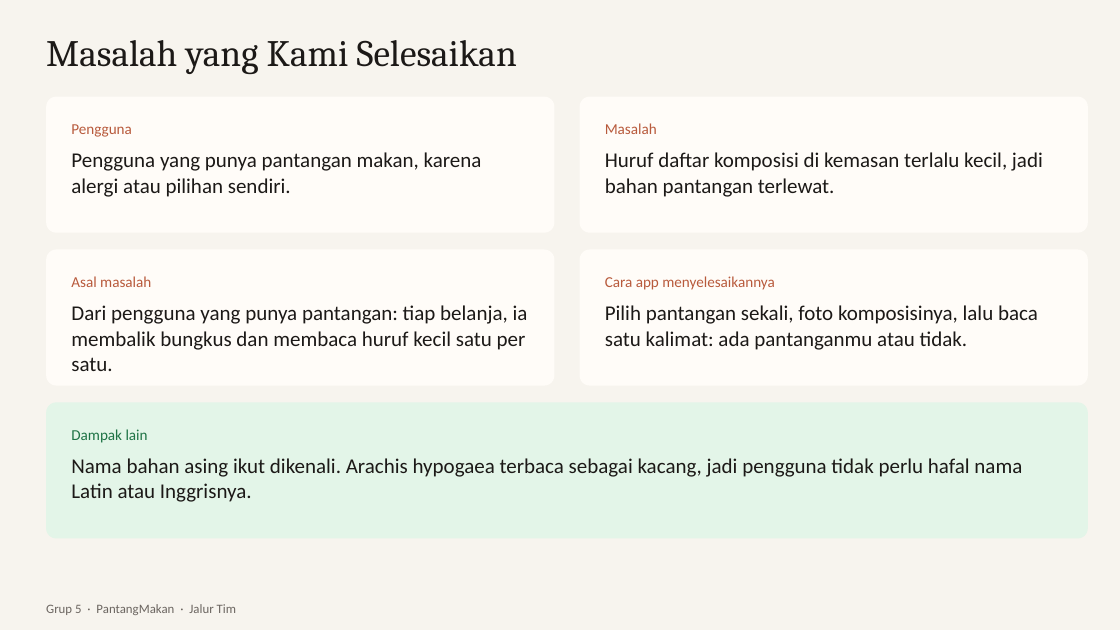
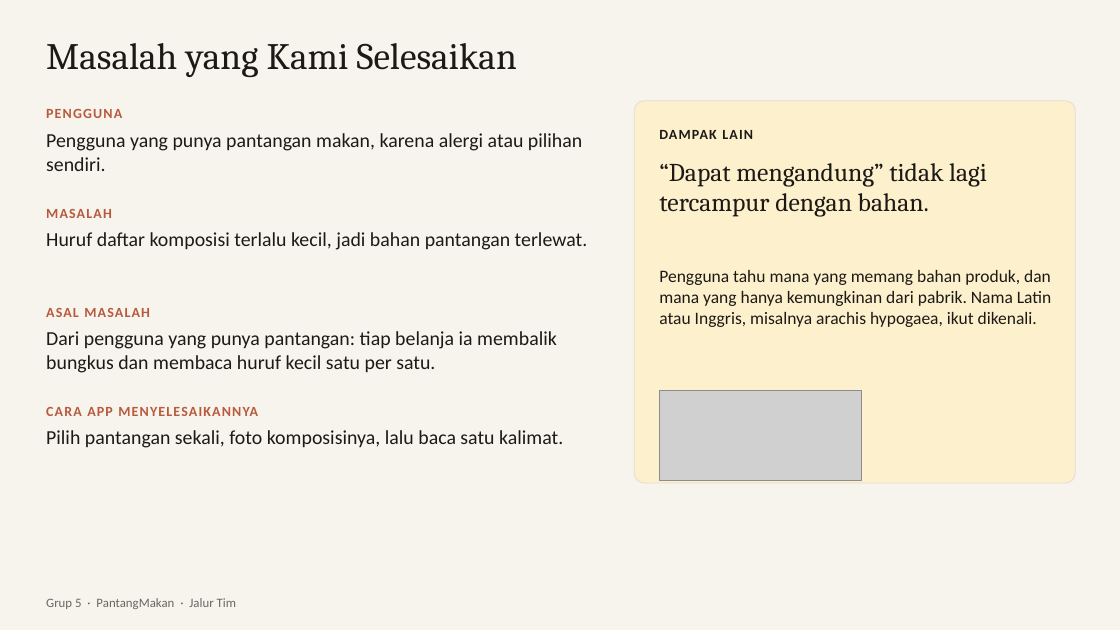
Before and after one commit to dendyramdhan/PantangMakan, a slide deck: slide 5 of presentasi/PantangMakan.pptx. Drawn at 1120x630 pixels with LibreOffice and Linux fonts; fonts in the diff are those of the drawing; grey boxes stand for pictures. Boxes give left, top, right and bottom in pixels: in the first picture for what was removed or moved away, otherwise in the second. Text is boxed around its words. In the diff, an @@ line names an element or a change of style, - is before the commit and + after.

```diff
--- a/presentasi/PantangMakan.pptx
+++ b/presentasi/PantangMakan.pptx
@@ text at bbox=[46, 109, 122, 118]: text changed; size 13 to 12 pt; bold on @@
-Pengguna
+PENGGUNA
@@ rounded rectangle removed at bbox=[46, 97, 555, 233] @@
@@ rounded rectangle removed at bbox=[580, 97, 1088, 233] @@
@@ rounded rectangle: place and size @@
-rounded rectangle at bbox=[580, 250, 1088, 386]
+rounded rectangle at bbox=[634, 101, 1075, 483]
@@ rounded rectangle at bbox=[634, 101, 1075, 483]: fill #FFFCF8 to #FDF0CC; outline none to #E4DDD4 0.75 pt; proportions changed @@
@@ text "Pengguna yang punya pantangan makan, ...": place and size @@
-text "Pengguna yang punya pantangan makan, ..." at bbox=[71, 152, 482, 197]
+text "Pengguna yang punya pantangan makan, ..." at bbox=[46, 133, 582, 171]
@@ text "Pengguna yang punya pantangan makan, ..." at bbox=[46, 133, 582, 171]: size 18 to 17 pt @@
@@ text at bbox=[659, 130, 753, 139]: text changed; size 13 to 12 pt; text colour #1E7345 to #1C1917; bold on @@
-Dampak lain
+DAMPAK LAIN
@@ text added at bbox=[659, 163, 987, 217], 22 pt, text #1C1917 @@
+“Dapat mengandung” tidak lagi tercampur dengan bahan.
@@ text at bbox=[46, 209, 112, 218]: text changed; size 13 to 12 pt; bold on @@
-Masalah
+MASALAH
@@ text at bbox=[46, 232, 588, 250]: text changed; size 18 to 17 pt @@
-Huruf daftar komposisi di kemasan terlalu kecil, jadi bahan pantangan terlewat.
+Huruf daftar komposisi terlalu kecil, jadi bahan pantangan terlewat.
@@ rounded rectangle removed at bbox=[46, 250, 555, 386] @@
@@ text at bbox=[659, 270, 1052, 327]: text changed; size 18 to 15 pt @@
-Pilih pantangan sekali, foto komposisinya, lalu baca satu kalimat: ada pantanganmu atau tidak.
+Pengguna tahu mana yang memang bahan produk, dan mana yang hanya kemungkinan dari pabrik. Nama Latin atau Inggris, misalnya arachis hypogaea, ikut dikenali.
@@ text at bbox=[46, 308, 150, 317]: text changed; size 13 to 12 pt; bold on @@
-Asal masalah
+ASAL MASALAH
@@ text at bbox=[46, 331, 557, 373]: text changed; size 18 to 17 pt @@
-Dari pengguna yang punya pantangan: tiap belanja, ia membalik bungkus dan membaca huruf kecil satu per satu.
+Dari pengguna yang punya pantangan: tiap belanja ia membalik bungkus dan membaca huruf kecil satu per satu.
@@ text at bbox=[46, 407, 258, 416]: text changed; size 13 to 12 pt; bold on @@
-Cara app menyelesaikannya
+CARA APP MENYELESAIKANNYA
@@ rounded rectangle removed at bbox=[46, 402, 1088, 539] @@
@@ picture added at bbox=[660, 391, 861, 481] @@
@@ text added at bbox=[46, 430, 563, 448], 17 pt, text #1C1917 @@
+Pilih pantangan sekali, foto komposisinya, lalu baca satu kalimat.
@@ text removed at bbox=[71, 458, 1022, 502] @@
-Nama bahan asing ikut dikenali. Arachis hypogaea terbaca sebagai kacang, jadi pengguna tidak perlu hafal nama Latin atau Inggrisnya.
@@ text "Grup 5 · PantangMakan · ...": place and size @@
-text "Grup 5 · PantangMakan · ..." at bbox=[46, 604, 236, 615]
+text "Grup 5 · PantangMakan · ..." at bbox=[46, 598, 236, 609]
```
Also in this commit, not shown: 9 other slides changed, 3 slides added, 3 slides removed, 7 other files.
